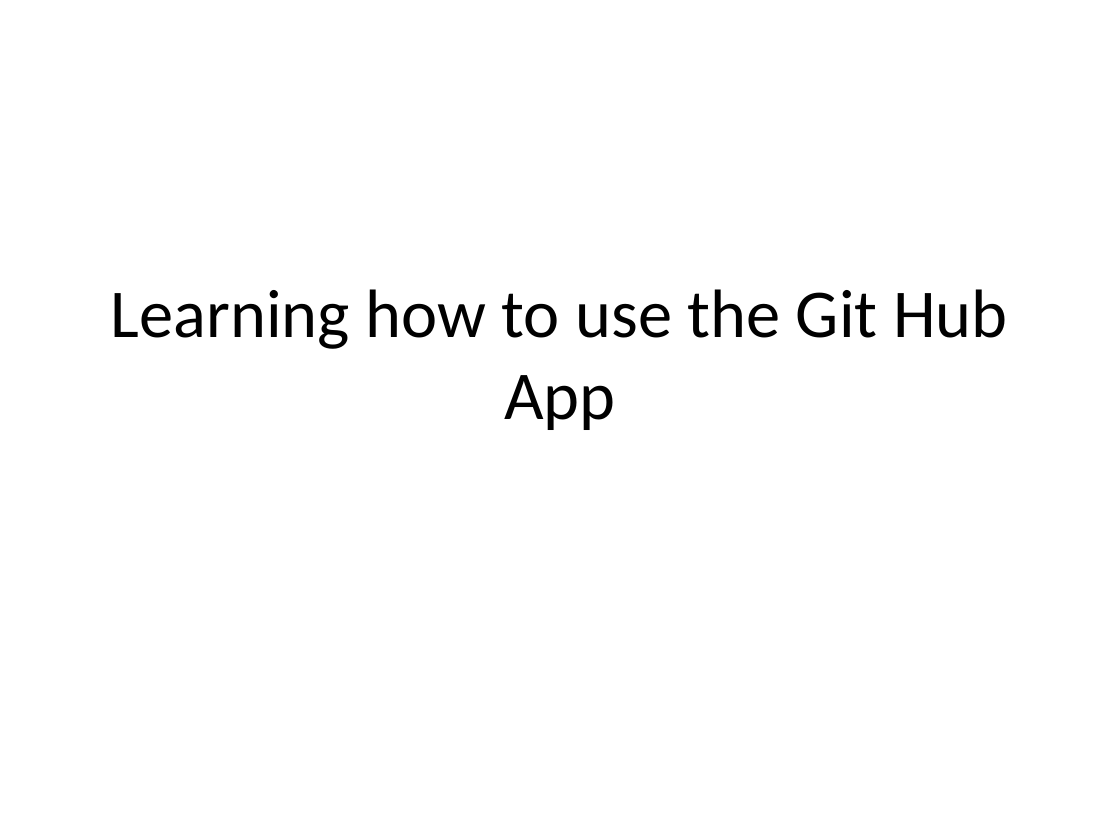
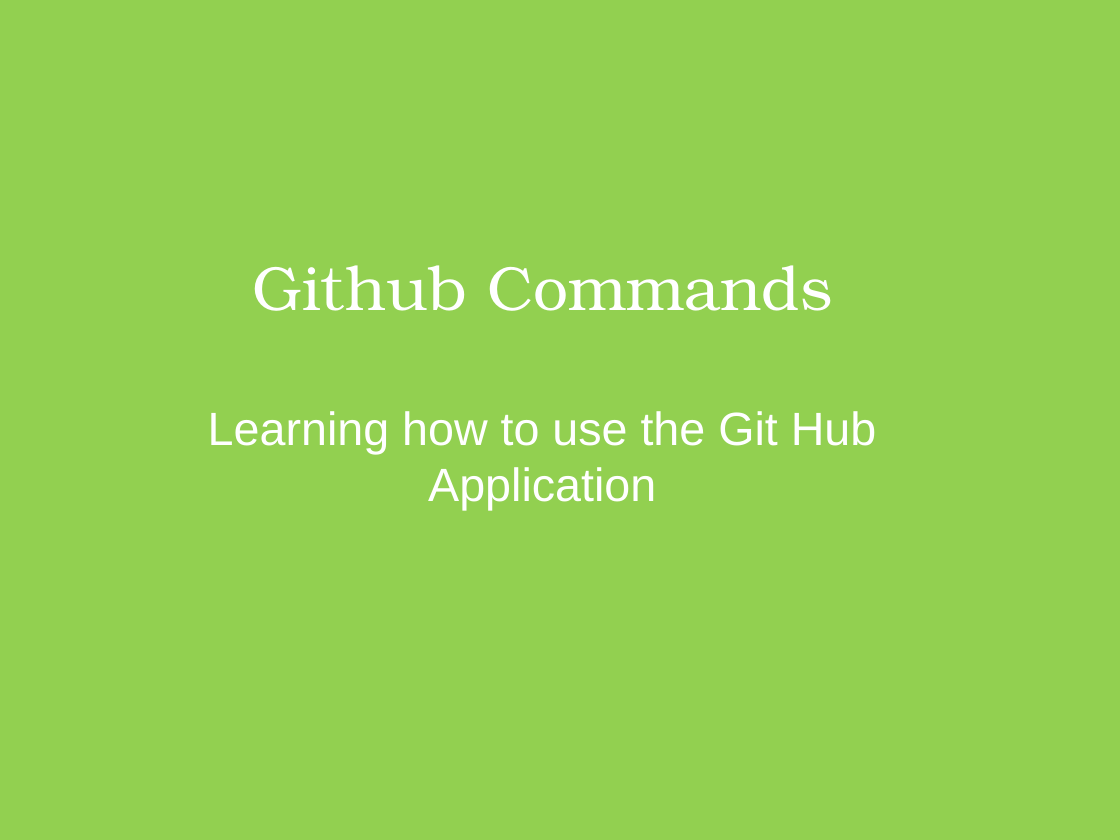
Before and after one commit to JaceTan/programming-notes, a slide deck: slide 1 of Github Commands.pptx (slide 2 before the commit). Drawn at 1120x840 pixels with LibreOffice and Linux fonts; fonts in the diff are those of the drawing; background and template pictures are left out. Boxes give left, top, right and bottom in pixels: in the first picture for what was removed or moved away, otherwise in the second. Text is boxed around its words. In the diff, an @@ line names an element or a change of style, - is before the commit and + after.

Commit message:
Changed design of Git Hub Commands ppt

```diff
--- a/Github Commands.pptx
+++ b/Github Commands.pptx
@@ background #FFFFFF to #92D050 @@
@@ title added at (x1=252, y1=265, x2=833, y2=311), 40 pt, text #FFFFFF @@
+Github Commands
@@ subtitle "Learning how to use the ..." at (x1=208, y1=411, x2=877, y2=511): vertical alignment middle to top @@
@@ subtitle at (x1=208, y1=411, x2=877, y2=511): text changed; size 44 to 30 pt; font Calibri to Arial; text colour #000000 to #FFFFFF @@
-Learning how to use the Git Hub App
+Learning how to use the Git Hub Application
```
Also in this commit, not shown: 31 other slides changed, 1 slide removed.
